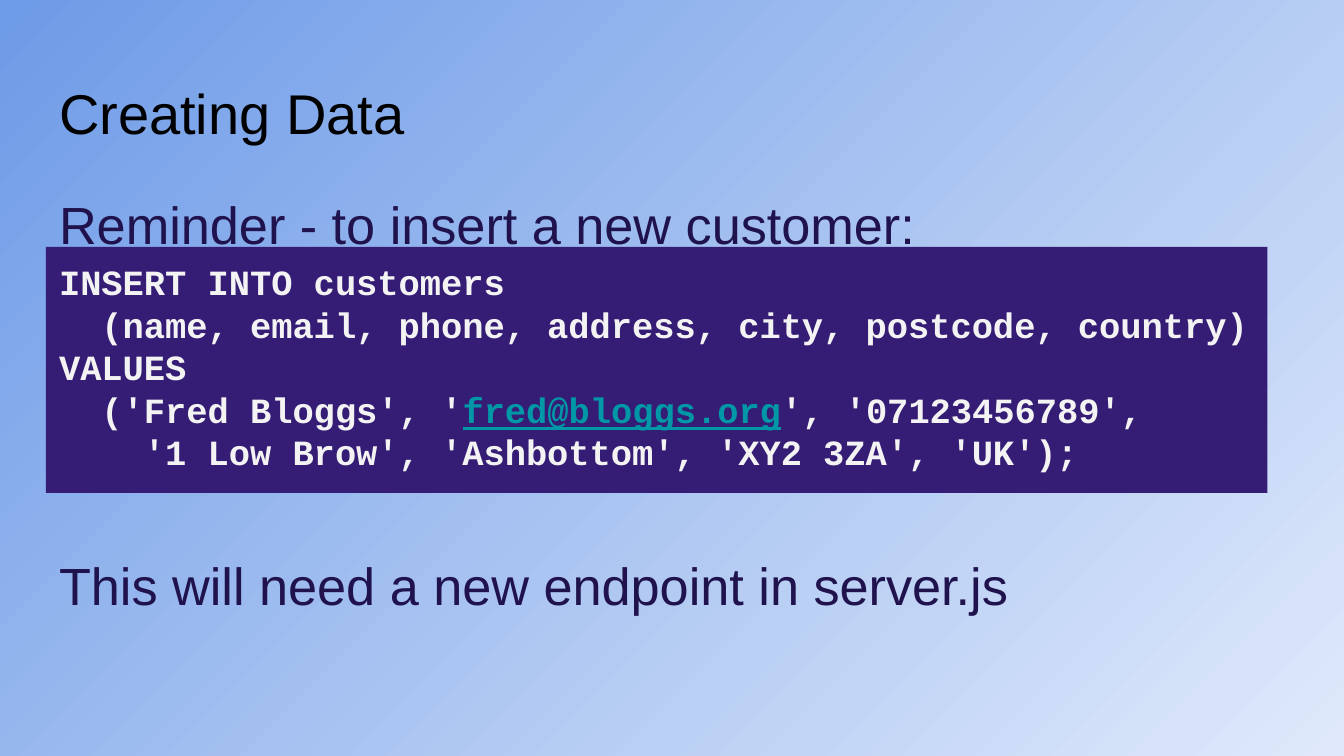
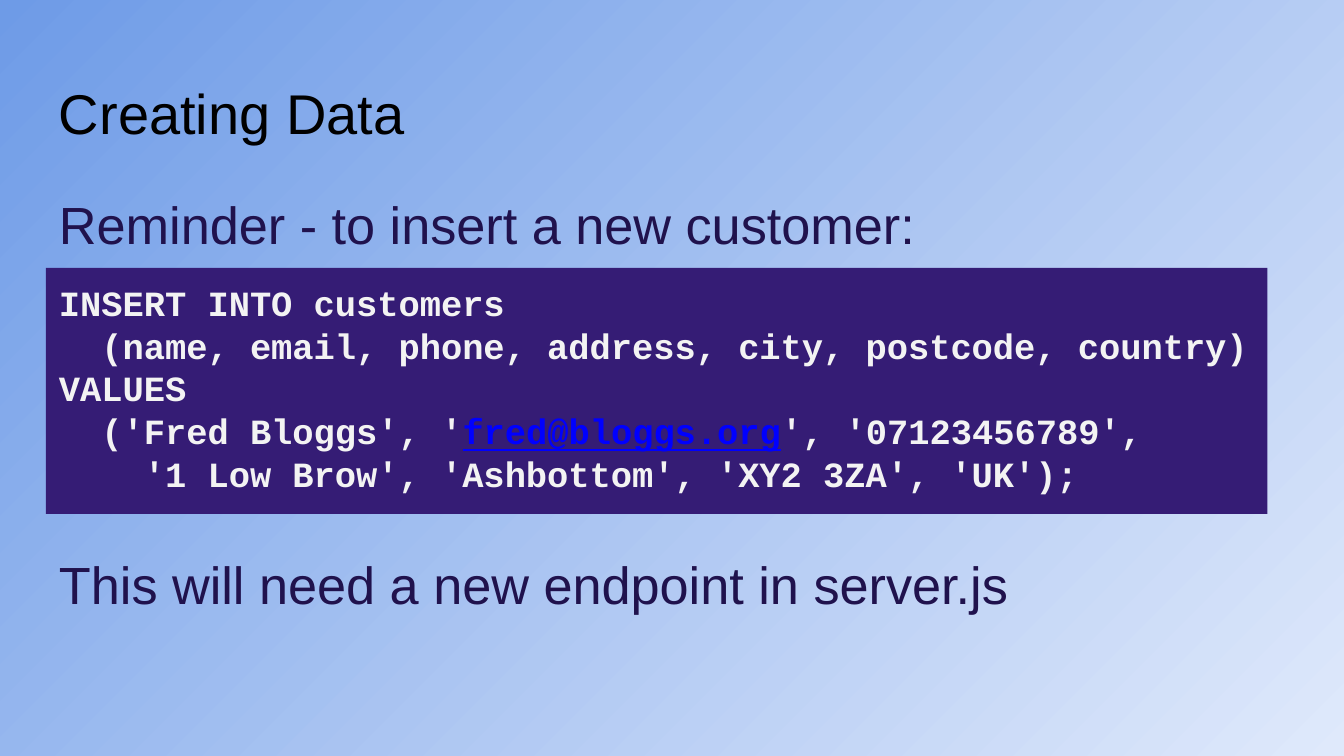
Before and after one commit to CodeYourFuture/syllabus, a slide deck: slide 18 of docs/db/db_b/week-3/CYF DB 3.pptx (slide 17 before the commit). Drawn at 1344x756 pixels with LibreOffice and Linux fonts; fonts in the diff are those of the drawing. Boxes give left, top, right and bottom in pixels: in the first picture for what was removed or moved away, otherwise in the second. Text is boxed around its words. In the diff, an @@ line names an element or a change of style, - is before the commit and + after.

```diff
--- a/docs/db/db_b/week-3/CYF DB 3.pptx
+++ b/docs/db/db_b/week-3/CYF DB 3.pptx
@@ rectangle "INSERT INTO customers" moved from (x1=46, y1=247, x2=1267, y2=493) to (x1=46, y1=267, x2=1267, y2=513) @@
@@ text in rectangle at (x1=101, y1=419, x2=1142, y2=452): text colour #0097A7 to #0000FF in "'fred@bloggs.org'," @@
```
Also in this commit, not shown: 5 other slides changed, 1 slide added, 2 other files.
